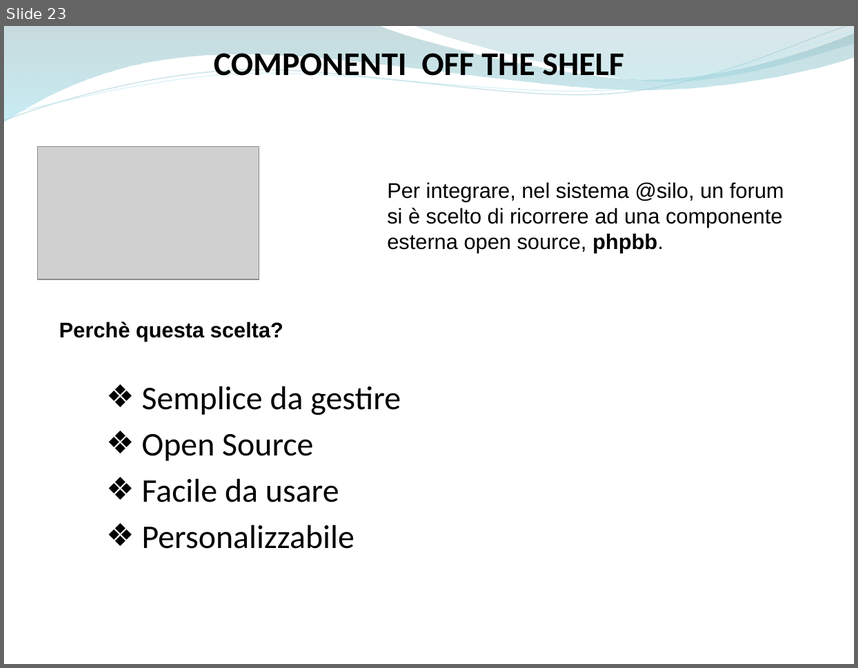
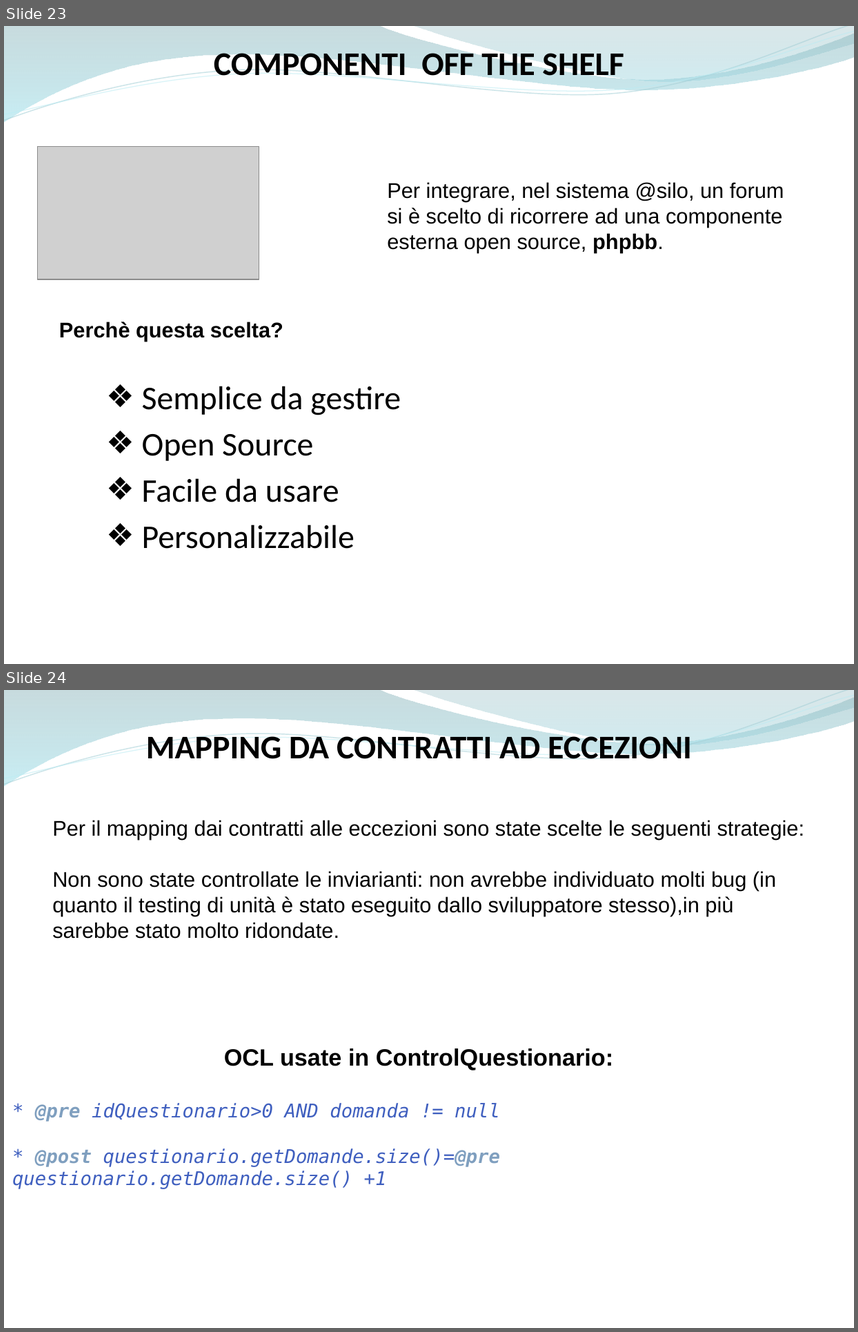
Before and after one commit to ammirate/at-silo, a slide deck: Presentazione/Atsilo3/Atsilo_H_PresentazionBozza1.odp. Shown one above the other, each under a label of ours: slide 23 before the commit, slides 23 and 24 after it. The pictures are 858x668 and 858x1332 pixels, drawn with LibreOffice and Linux fonts; fonts in the diff are those of the drawing; grey boxes stand for pictures. Boxes give left, top, right and bottom in pixels: in the first picture for what was removed or moved away, otherwise in the second. Text is boxed around its words. In the diff, an @@ line names an element or a change of style, - is before the commit and + after.

```diff
--- a/Presentazione/Atsilo3/Atsilo_H_PresentazionBozza1.odp
+++ b/Presentazione/Atsilo3/Atsilo_H_PresentazionBozza1.odp
@@ slide 24 added at (x1=4, y1=690, x2=854, y2=1328), background #FFFFFF; not listed: 4 template elements that a slide beside it also shows @@
@@ text added at (x1=146, y1=731, x2=692, y2=767), 28 pt, text #000000, bold @@
+MAPPING DA CONTRATTI AD ECCEZIONI
@@ text added at (x1=52, y1=820, x2=805, y2=938), 18 pt, text #000000 @@
+Per il mapping dai contratti alle eccezioni sono state scelte le seguenti strategie:
+Non sono state controllate le inviarianti: non avrebbe individuato molti bug (in quanto il testing di unità è stato eseguito dallo sviluppatore stesso),in più sarebbe stato molto ridondate.
@@ text added at (x1=12, y1=1048, x2=613, y2=1189), 16 pt, text #3F5FBF, italic @@
+OCL usate in ControlQuestionario:
+* @pre idQuestionario>0 AND domanda != null
+* @post questionario.getDomande.size()=@pre questionario.getDomande.size() +1
```
Also in this commit, not shown: 1 slide changed, 2 other slides added, 1 other file.
